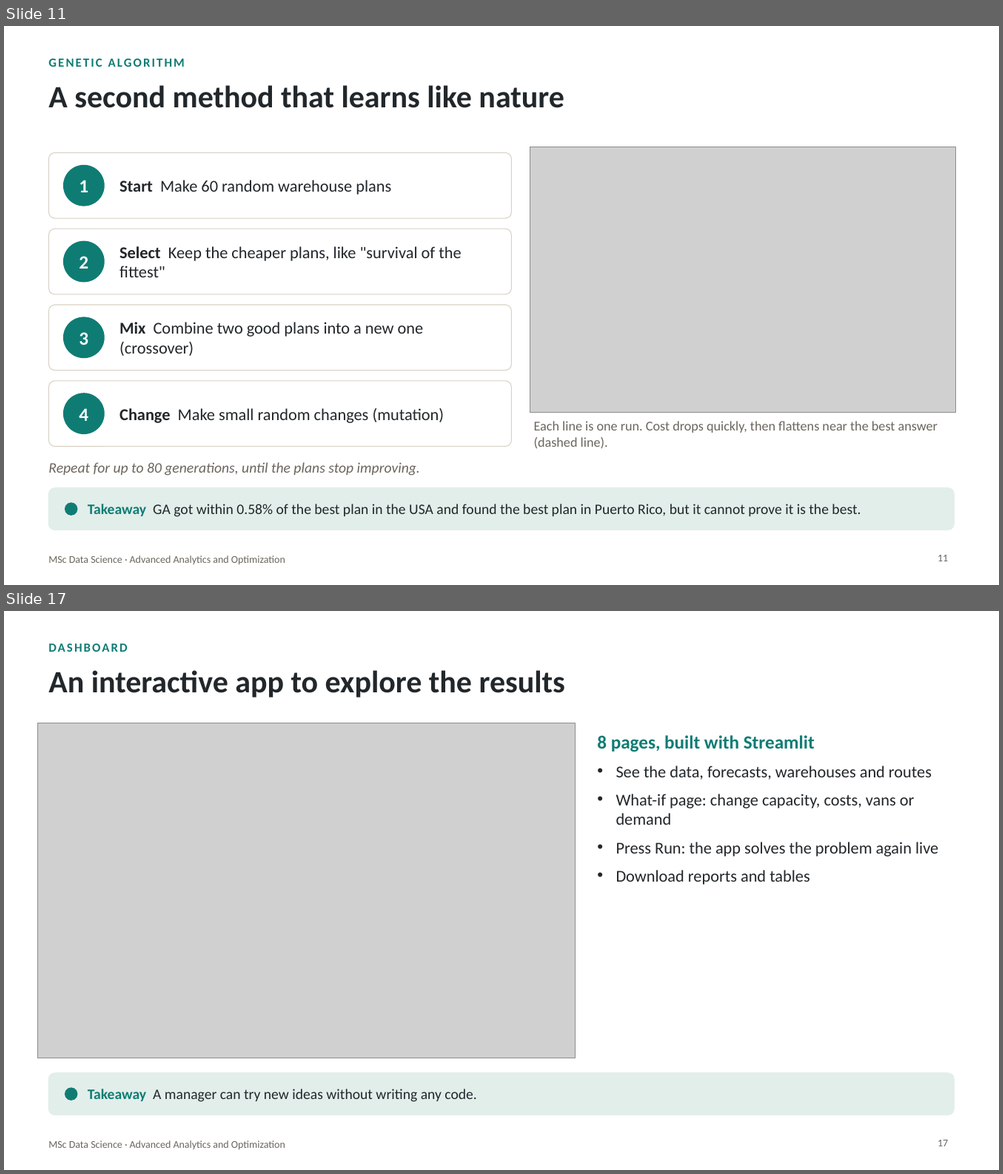
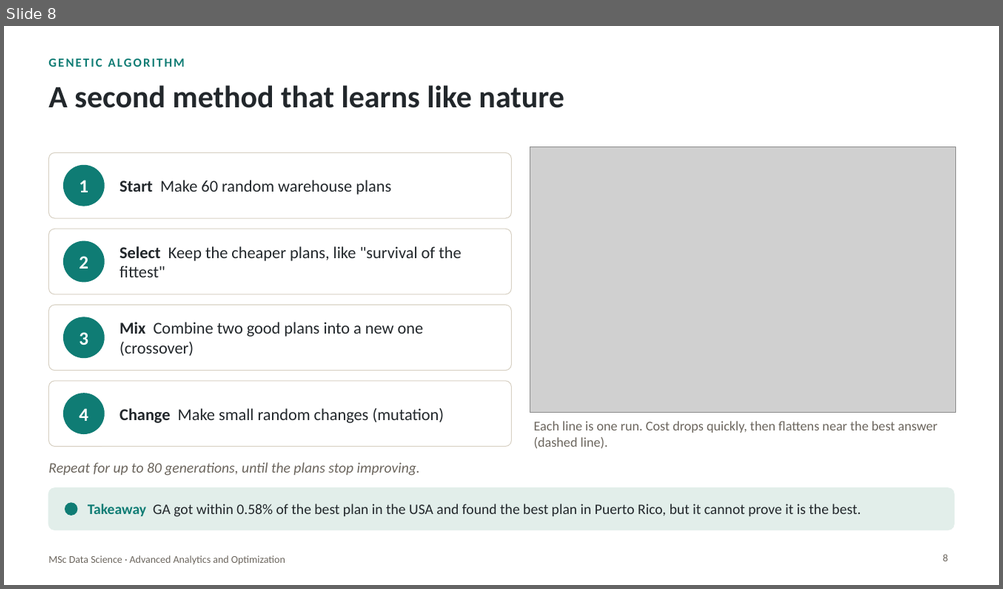
Before and after one commit to cmsoftx/Optimization, a slide deck: presentation/Ecommerce_Optimization_Easy_Presentation.pptx. Shown one above the other, each under a label of ours: slides 11 and 17 before the commit, slide 8 after it; the slides between them are not shown. The pictures are 1003x1174 and 1003x589 pixels, drawn with LibreOffice and Linux fonts; fonts in the diff are those of the drawing; grey boxes stand for pictures; background and template pictures are left out. Boxes give left, top, right and bottom in pixels: in the first picture for what was removed or moved away, otherwise in the second. Text is boxed around its words. In the diff, an @@ line names an element or a change of style, - is before the commit and + after.

```diff
--- a/presentation/Ecommerce_Optimization_Easy_Presentation.pptx
+++ b/presentation/Ecommerce_Optimization_Easy_Presentation.pptx
@@ slide 17 removed at bbox=[4, 611, 999, 1170], background picture (left out); not listed: 1 template element that a slide beside it also shows @@
@@ text removed at bbox=[48, 639, 720, 662] @@
-DASHBOARD
@@ title removed at bbox=[48, 670, 565, 698] @@
-An interactive app to explore the results
@@ picture removed at bbox=[37, 723, 575, 1059] @@
@@ text removed at bbox=[597, 735, 938, 885] @@
-8 pages, built with Streamlit
-• See the data, forecasts, warehouses and routes
-• What-if page: change capacity, costs, vans or demand
-• Press Run: the app solves the problem again live
-• Download reports and tables
@@ rounded rectangle removed at bbox=[48, 1073, 954, 1116] @@
@@ ellipse removed at bbox=[65, 1088, 77, 1100] @@
@@ text removed at bbox=[88, 1089, 477, 1102] @@
-Takeaway A manager can try new ideas without writing any code.
@@ page number removed at bbox=[937, 1140, 948, 1147] @@
-17
@@ what was slide 11 is now slide 8 @@
@@ page number at bbox=[942, 554, 948, 562]: text changed @@
-11
+8
```
Also in this commit, not shown: 6 slides changed, 1 slide added, 8 other slides removed, 2 other files.
